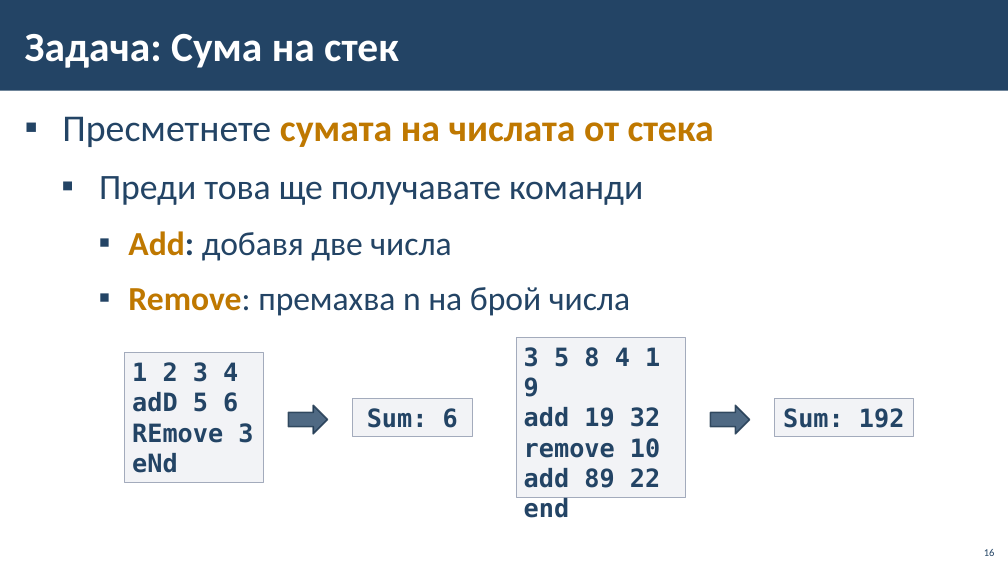
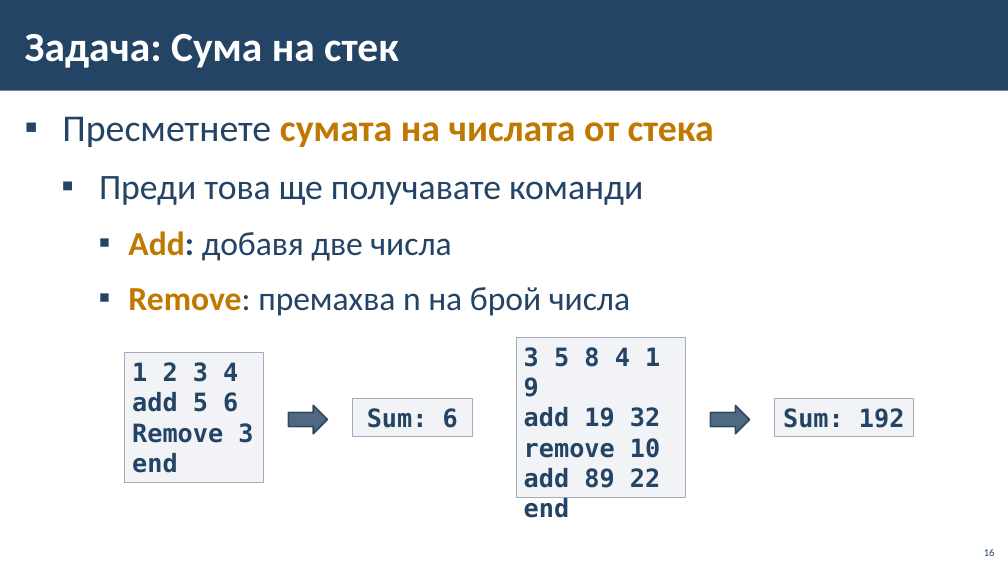
Before and after one commit to ahmedmatem/ppmg, a slide deck: slide 16 of XI class/02. DS and Algo - Module 2/04. Stack-And-Queue/01-Stack-and-Queue-Basics.pptx. Drawn at 1008x567 pixels with LibreOffice and Linux fonts; fonts in the diff are those of the drawing; background and template pictures are left out. Boxes give left, top, right and bottom in pixels: in the first picture for what was removed or moved away, otherwise in the second. Text is boxed around its words. In the diff, an @@ line names an element or a change of style, - is before the commit and + after.

```diff
--- a/XI class/02. DS and Algo - Module 2/04. Stack-And-Queue/01-Stack-and-Queue-Basics.pptx
+++ b/XI class/02. DS and Algo - Module 2/04. Stack-And-Queue/01-Stack-and-Queue-Basics.pptx
@@ text in rectangle at <box>132,392,253,473</box>: text changed @@
-adD 5 6
-REmove 3
-eNd
+add 5 6
+Remove 3
+end
```
Also in this commit, not shown: 9 other files.
